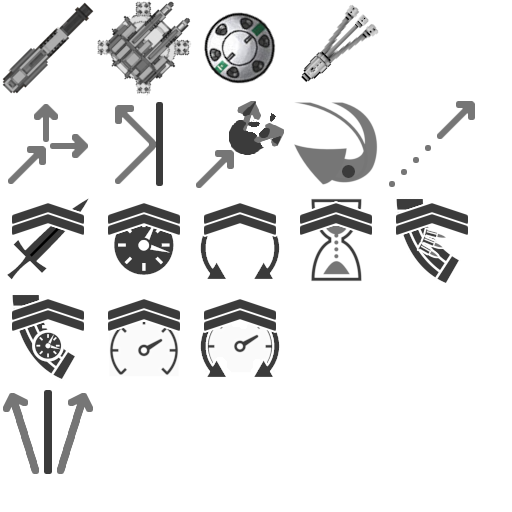
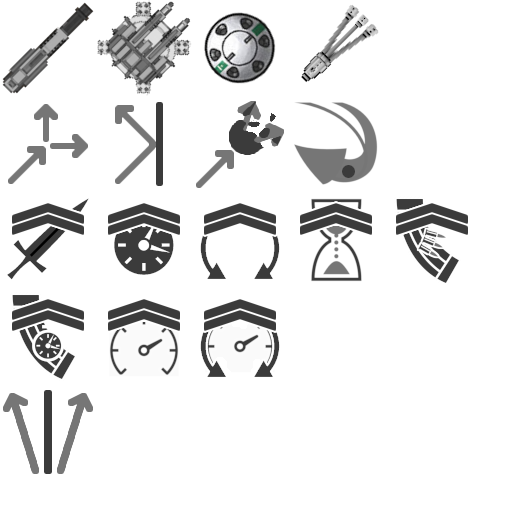
The second 512px x 512px image is a revision of the first. Changes to its layers:
hid "Pasted Layer #3" over (389, 101, 475, 187)
